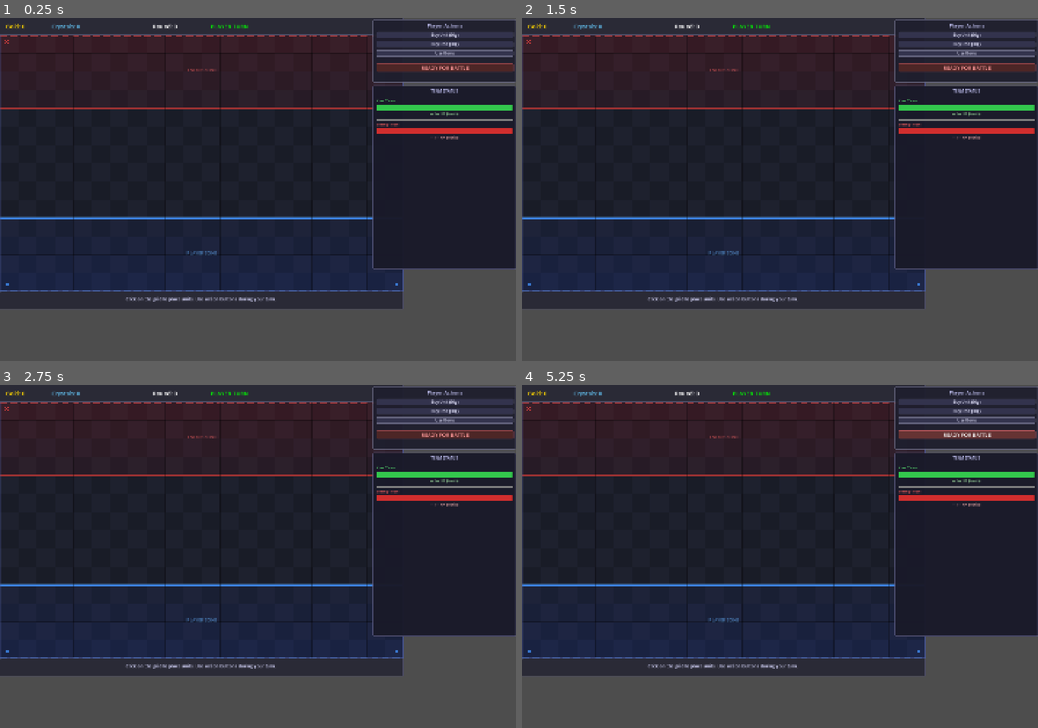
Above: before the commit, frames 1-4 (two rows, left to right).
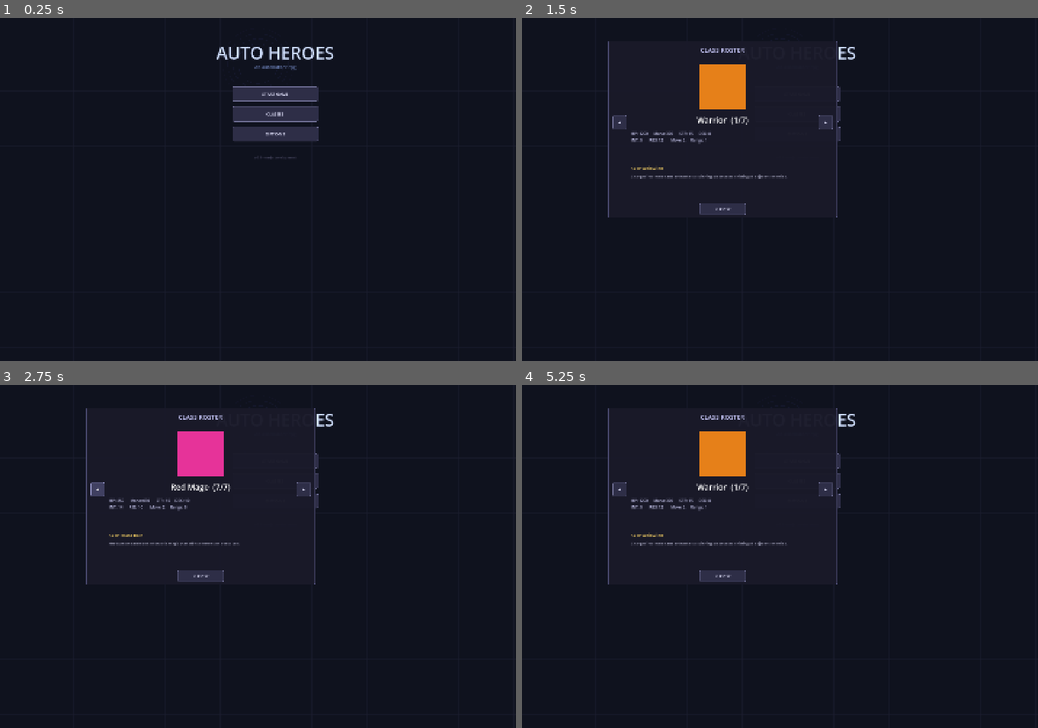
Above: after the commit, the same moments.

Repository: iceie2/autobattler-rpg
Game: Godot game, scene res://scenes/main_menu.tscn
Two runs of this game, one before a commit and one after it. Both use one fixed random seed, a clock stepped at 60 frames per second and the inputs below. Before the commit the project starts from res://scenes/main_game.tscn.
Inputs (mouse positions are in pixels of both pictures, inside the frame that each line leads up to):
- Up to frame 1 (0.25 s): no input
- Up to frame 2 (1.5 s): click (795, 114) at 0.5 s, where only the run after the commit has a clickable "CLASSES"; click (795, 134) at 1.25 s, where only the run after the commit has a clickable "OPTIONS"
- Up to frame 3 (2.75 s): click (98, 487) at 2 s, where only the run after the commit has a clickable "◀"
- Up to frame 4 (5.25 s): click (826, 487) at 2.75 s, where only the run after the commit has a clickable "▶"; click (795, 460) at 3.5 s, where only the run after the commit has a clickable "START GAME"; click (795, 460) at 4.25 s, where only the run after the commit has a clickable "START GAME"; click (965, 436) at 5 s, where only the run before the commit has a clickable "READY FOR BATTLE"

The runs differ from the first frame. In frame 1, 58% of the frame differs, in the area x 0-100%, y 0-100%; in frame 2, 54%; in frame 3, 54%; in frame 4, 54%.
Error before the commit: Parse Error: Cannot infer the type of "elem_color" variable because the value doesn't have a set type. (res://scripts/main_game.gd:315)

Commit message:
Add main menu and in-game character roster
Main Menu (new entry point):
- Title screen with dark grid background and glow effect
- START GAME → loads main_game.tscn
- CLASSES → flip through all 7 classes with stats, skill name/desc
- OPTIONS → Windowed / Borderless Windowed / Fullscreen selector
  (defaults to Windowed on launch)

In-game Character Roster (View Roster button in action panel):
- CanvasLayer overlay with dimmed background
- Toggle between YOUR TEAM and ENEMIES tabs
- Prev/Next arrows to flip through individual units
- Shows: name, class, element, level, HP+MP bars, all stats,
  skill name, damage %, range and cooldown
- Click outside panel or press Escape to close
- Roster button stays enabled during battle so you can check
  enemy stats mid-fight

Co-Authored-By: Claude Sonnet 4.6 <noreply@anthropic.com>

Diff:
--- a/project.godot
+++ b/project.godot
@@ -11,7 +11,7 @@
 [application]
 
 config/name="rpg autobattler"
-run/main_scene="res://scenes/main_game.tscn"
+run/main_scene="res://scenes/main_menu.tscn"
 config/features=PackedStringArray("4.5", "Forward Plus")
 config/icon="res://icon.svg"
 
--- /dev/null
+++ b/scenes/character_menu.tscn
@@ -0,0 +1,6 @@
+[gd_scene load_steps=2 format=3 uid="uid://charmenu_001"]
+
+[ext_resource type="Script" path="res://scripts/character_menu.gd" id="1_cm"]
+
+[node name="CharacterMenu" type="CanvasLayer"]
+script = ExtResource("1_cm")
--- a/scenes/main_game.tscn
+++ b/scenes/main_game.tscn
@@ -255,6 +255,15 @@
 theme_override_styles/hover = SubResource("ButtonHover")
 theme_override_styles/pressed = SubResource("ButtonPressed")
 theme_override_colors/font_color = Color(0.9, 0.9, 1, 1)
+theme_override_font_sizes/font_size = 14
+
+[node name="RosterBtn" type="Button" parent="UI/ActionPanel/VBoxContainer"]
+layout_mode = 2
+text = "View Roster"
+theme_override_styles/normal = SubResource("ButtonNormal")
+theme_override_styles/hover = SubResource("ButtonHover")
+theme_override_styles/pressed = SubResource("ButtonPressed")
+theme_override_colors/font_color = Color(0.8, 0.85, 1, 1)
 theme_override_font_sizes/font_size = 14
 
 [node name="HSeparator" type="HSeparator" parent="UI/ActionPanel/VBoxContainer"]
--- /dev/null
+++ b/scenes/main_menu.tscn
@@ -0,0 +1,6 @@
+[gd_scene load_steps=2 format=3 uid="uid://menu_main_001"]
+
+[ext_resource type="Script" path="res://scripts/main_menu.gd" id="1_menu"]
+
+[node name="MainMenu" type="Node2D"]
+script = ExtResource("1_menu")
--- /dev/null
+++ b/scripts/character_menu.gd
@@ -0,0 +1,265 @@
+extends CanvasLayer
+class_name CharacterMenu
+
+signal closed()
+
+var _player_units: Array = []
+var _enemy_units: Array  = []
+var _showing_players := true
+var _idx := 0
+
+# Live UI refs
+var _overlay: ColorRect
+var _panel: Panel
+var _team_btn: Button
+var _unit_idx_lbl: Label
+var _unit_name_lbl: Label
+var _unit_class_lbl: Label
+var _unit_elem_lbl: Label
+var _unit_level_lbl: Label
+var _portrait_rect: ColorRect
+var _hp_bar: ProgressBar
+var _mp_bar: ProgressBar
+var _hp_lbl: Label
+var _mp_lbl: Label
+var _stat_lbl: Label
+var _skill_lbl: Label
+var _skill_desc_lbl: Label
+var _prev_btn: Button
+var _next_btn: Button
+
+func _ready() -> void:
+	_build_ui()
+
+func open(player_units: Array, enemy_units: Array, start_on_players: bool = true) -> void:
+	_player_units = player_units.filter(func(u): return u and is_instance_valid(u))
+	_enemy_units  = enemy_units.filter(func(u): return u and is_instance_valid(u))
+	_showing_players = start_on_players
+	_idx = 0
+	visible = true
+	_refresh()
+
+func _build_ui() -> void:
+	_overlay = ColorRect.new()
+	_overlay.set_anchors_and_offsets_preset(Control.PRESET_FULL_RECT)
+	_overlay.color = Color(0, 0, 0, 0.65)
+	_overlay.gui_input.connect(_on_overlay_input)
+	_overlay.mouse_filter = Control.MOUSE_FILTER_STOP
+	add_child(_overlay)
+
+	_panel = Panel.new()
+	_panel.size     = Vector2(680, 540)
+	_panel.position = Vector2(0, 0)   # centered in _update_panel_pos
+	_panel.add_theme_stylebox_override("panel", _flat(Color(0.1, 0.1, 0.17, 0.98),
+		Color(0.4, 0.4, 0.65), 2, 8))
+	_overlay.add_child(_panel)
+
+	# ── Title row ──────────────────────────────────────────────────────────────
+	_lbl(_panel, "CHARACTER ROSTER", 18, Color(0.8, 0.8, 1.0),
+		Vector2(0, 14), Vector2(680, 32), true)
+
+	# Team toggle button
+	_team_btn = _btn("YOUR TEAM", Rect2(20, 10, 160, 32))
+	_team_btn.pressed.connect(_toggle_team)
+	_panel.add_child(_team_btn)
+
+	# Close button
+	var close := _btn("✕", Rect2(638, 8, 34, 32))
+	close.pressed.connect(_close)
+	_panel.add_child(close)
+
+	var sep1 := HSeparator.new()
+	sep1.position = Vector2(0, 52); sep1.size = Vector2(680, 4)
+	_panel.add_child(sep1)
+
+	# ── Portrait area ──────────────────────────────────────────────────────────
+	_portrait_rect = ColorRect.new()
+	_portrait_rect.position = Vector2(24, 68)
+	_portrait_rect.size = Vector2(120, 120)
+	_panel.add_child(_portrait_rect)
+
+	# Class letter overlay on portrait
+	_unit_level_lbl = _lbl(_panel, "", 13, Color(0, 0, 0, 0.8),
+		Vector2(24, 168), Vector2(120, 22), true)
+
+	# ── Name / class / element ─────────────────────────────────────────────────
+	_unit_name_lbl  = _lbl(_panel, "", 26, Color(1, 0.9, 0.6), Vector2(160, 66), Vector2(380, 38))
+	_unit_class_lbl = _lbl(_panel, "", 14, Color(0.75, 0.75, 0.9), Vector2(160, 106), Vector2(280, 24))
+	_unit_elem_lbl  = _lbl(_panel, "", 14, Color(0.75, 0.9, 0.75), Vector2(160, 130), Vector2(280, 24))
+
+	# Navigation
+	_prev_btn = _btn("◀ Prev", Rect2(160, 158), Vector2(100, 32))
+	_prev_btn.pressed.connect(_prev)
+	_panel.add_child(_prev_btn)
+
+	_unit_idx_lbl = _lbl(_panel, "", 14, Color(0.6, 0.6, 0.8),
+		Vector2(268, 162), Vector2(100, 26), true)
+
+	_next_btn = _btn("Next ▶", Rect2(376, 158), Vector2(100, 32))
+	_next_btn.pressed.connect(_next)
+	_panel.add_child(_next_btn)
+
+	var sep2 := HSeparator.new()
+	sep2.position = Vector2(0, 202); sep2.size = Vector2(680, 4)
+	_panel.add_child(sep2)
+
+	# ── HP / MP bars ──────────────────────────────────────────────────────────
+	_lbl(_panel, "HP", 12, Color(0.4, 0.9, 0.4), Vector2(24, 216), Vector2(30, 18))
+	_hp_bar = _bar(_panel, Rect2(58, 214, 300, 18), Color(0.2, 0.78, 0.3))
+	_hp_lbl = _lbl(_panel, "", 12, Color(0.7, 0.9, 0.7), Vector2(368, 216), Vector2(140, 18))
+
+	_lbl(_panel, "MP", 12, Color(0.4, 0.6, 1.0), Vector2(24, 240), Vector2(30, 18))
+	_mp_bar = _bar(_panel, Rect2(58, 238, 300, 18), Color(0.25, 0.4, 0.9))
+	_mp_lbl = _lbl(_panel, "", 12, Color(0.6, 0.7, 1.0), Vector2(368, 240), Vector2(140, 18))
+
+	var sep3 := HSeparator.new()
+	sep3.position = Vector2(0, 268); sep3.size = Vector2(680, 4)
+	_panel.add_child(sep3)
+
+	# ── Stats grid ────────────────────────────────────────────────────────────
+	_lbl(_panel, "STATS", 13, Color(0.6, 0.65, 0.9), Vector2(24, 278), Vector2(100, 22))
+	_stat_lbl = _lbl(_panel, "", 13, Color(0.8, 0.8, 0.95), Vector2(24, 300), Vector2(640, 100))
+
+	var sep4 := HSeparator.new()
+	sep4.position = Vector2(0, 410); sep4.size = Vector2(680, 4)
+	_panel.add_child(sep4)
+
+	# ── Skill ─────────────────────────────────────────────────────────────────
+	_lbl(_panel, "SKILL", 13, Color(1.0, 0.85, 0.35), Vector2(24, 422), Vector2(80, 22))
+	_skill_lbl      = _lbl(_panel, "", 15, Color(1.0, 0.85, 0.3), Vector2(110, 420), Vector2(400, 24))
+	_skill_desc_lbl = _lbl(_panel, "", 12, Color(0.7, 0.7, 0.8),  Vector2(24,  448), Vector2(640, 60))
+	_skill_desc_lbl.autowrap_mode = TextServer.AUTOWRAP_WORD_SMART
+
+	visible = false
+	_center_panel()
+
+func _center_panel() -> void:
+	var vp_sz := get_viewport().get_visible_rect().size
+	_panel.position = (vp_sz - _panel.size) / 2
+
+func _current_units() -> Array:
+	return _player_units if _showing_players else _enemy_units
+
+func _refresh() -> void:
+	var units := _current_units()
+	_team_btn.text = "YOUR TEAM" if _showing_players else "ENEMIES"
+
+	if units.is_empty():
+		_unit_name_lbl.text  = "No units"
+		_portrait_rect.color = Color(0.2, 0.2, 0.3)
+		_unit_class_lbl.text = ""
+		_unit_elem_lbl.text  = ""
+		_unit_level_lbl.text = ""
+		_unit_idx_lbl.text   = "0 / 0"
+		_hp_bar.value = 0;  _mp_bar.value = 0
+		_hp_lbl.text = "";  _mp_lbl.text = ""
+		_stat_lbl.text = ""
+		_skill_lbl.text = ""; _skill_desc_lbl.text = ""
+		return
+
+	_idx = clamp(_idx, 0, units.size() - 1)
+	var u: UnitBase = units[_idx]
+
+	var elem_col := u.get_element_color()
+	_portrait_rect.color = elem_col.darkened(0.3)
+	_unit_name_lbl.text  = u.unit_name
+	_unit_class_lbl.text = "Class: " + u.get_class_name_string()
+	_unit_elem_lbl.text  = "Element: " + u.get_element_name_string()
+	_unit_level_lbl.text = "Lv. %d" % u.level
+	_unit_idx_lbl.text   = "%d / %d" % [_idx + 1, units.size()]
+
+	_hp_bar.max_value = u.max_hp;   _hp_bar.value = u.current_hp
+	_mp_bar.max_value = u.max_mana; _mp_bar.value = u.current_mana
+	_hp_lbl.text = "%d / %d" % [u.current_hp, u.max_hp]
+	_mp_lbl.text = "%d / %d" % [u.current_mana, u.max_mana]
+
+	_stat_lbl.text = (
+		"STR: %-5d   DEX: %-5d   INT: %-5d   RES: %-5d\n" +
+		"ATK: %-5d   MAG: %-5d   DEF: %-5d\n" +
+		"Speed: %-4d   Range: %d"
+	) % [u.strength, u.dexterity, u.intelligence, u.resistance,
+		 u.attack_damage, u.magic_power, u.defense,
+		 u.movement_speed, u.attack_range]
+
+	_skill_lbl.text = u.skill_name if u.skill_name != "" else "—"
+	var cd_str := ""
+	if u.skill_cooldown_max > 0:
+		cd_str = "  (every %d turns)" % u.skill_cooldown_max
+	_skill_desc_lbl.text = "Deals %d%% dmg · Range %d%s" % [
+		int(u.skill_damage_multiplier * 100), u.skill_range, cd_str]
+
+func _prev() -> void:
+	_idx = (_idx - 1 + _current_units().size()) % max(_current_units().size(), 1)
+	_refresh()
+
+func _next() -> void:
+	_idx = (_idx + 1) % max(_current_units().size(), 1)
+	_refresh()
+
+func _toggle_team() -> void:
+	_showing_players = not _showing_players
+	_idx = 0
+	_refresh()
+
+func _close() -> void:
+	visible = false
+	closed.emit()
+
+func _on_overlay_input(event: InputEvent) -> void:
+	# Close on click outside the panel
+	if event is InputEventMouseButton and event.pressed and event.button_index == MOUSE_BUTTON_LEFT:
+		var mouse := _overlay.get_local_mouse_position()
+		if not _panel.get_rect().has_point(mouse):
+			_close()
+
+func _input(event: InputEvent) -> void:
+	if not visible:
+		return
+	if event.is_action_pressed("ui_cancel"):
+		_close()
+
+# ── UI helpers ────────────────────────────────────────────────────────────────
+func _lbl(parent: Node, text: String, sz: int, col: Color,
+		pos: Vector2, size: Vector2, center: bool = false) -> Label:
+	var l := Label.new()
+	l.text = text; l.position = pos; l.size = size
+	l.add_theme_font_size_override("font_size", sz)
+	l.add_theme_color_override("font_color", col)
+	if center: l.horizontal_alignment = HORIZONTAL_ALIGNMENT_CENTER
+	parent.add_child(l)
+	return l
+
+func _btn(text: String, rect: Rect2, sz: Vector2 = Vector2.ZERO) -> Button:
+	var b := Button.new()
+	b.text = text
+	b.position = rect.position
+	b.size = rect.size if sz == Vector2.ZERO else sz
+	b.add_theme_font_size_override("font_size", 13)
+	b.add_theme_color_override("font_color", Color(0.9, 0.9, 1.0))
+	b.add_theme_stylebox_override("normal",  _flat(Color(0.18, 0.18, 0.28), Color(0.45, 0.45, 0.6), 1, 4))
+	b.add_theme_stylebox_override("hover",   _flat(Color(0.25, 0.25, 0.38), Color(0.6, 0.6, 0.8),  1, 4))
+	b.add_theme_stylebox_override("pressed", _flat(Color(0.12, 0.12, 0.22), Color(0.3, 0.3, 0.5),  1, 4))
+	return b
+
+func _bar(parent: Node, rect: Rect2, fill_col: Color) -> ProgressBar:
+	var pb := ProgressBar.new()
+	pb.position = rect.position; pb.size = rect.size
+	pb.show_percentage = false
+	var fill := StyleBoxFlat.new(); fill.bg_color = fill_col
+	fill.corner_radius_top_left = 3; fill.corner_radius_top_right = 3
+	fill.corner_radius_bottom_left = 3; fill.corner_radius_bottom_right = 3
+	var bg := StyleBoxFlat.new(); bg.bg_color = Color(fill_col.r*0.2, fill_col.g*0.2, fill_col.b*0.2)
+	pb.add_theme_stylebox_override("fill", fill)
+	pb.add_theme_stylebox_override("background", bg)
+	parent.add_child(pb)
+	return pb
+
+func _flat(bg: Color, border: Color = Color.TRANSPARENT,
+		bw: int = 0, radius: int = 0) -> StyleBoxFlat:
+	var s := StyleBoxFlat.new()
+	s.bg_color = bg; s.border_color = border
+	s.border_width_left = bw; s.border_width_right = bw
+	s.border_width_top = bw;  s.border_width_bottom = bw
+	s.corner_radius_top_left = radius; s.corner_radius_top_right = radius
+	s.corner_radius_bottom_left = radius; s.corner_radius_bottom_right = radius
+	return s
--- a/scripts/main_game.gd
+++ b/scripts/main_game.gd
@@ -15,6 +15,7 @@
 @onready var change_element_btn = $UI/ActionPanel/VBoxContainer/ChangeElementBtn
 @onready var spawn_hero_btn = $UI/ActionPanel/VBoxContainer/spawn_heroBtn
 @onready var use_items_btn = $UI/ActionPanel/VBoxContainer/UseItemsBtn
+@onready var roster_btn = $UI/ActionPanel/VBoxContainer/RosterBtn
 @onready var ready_btn = $UI/ActionPanel/VBoxContainer/ReadyBtn
 
 # Team status panel
@@ -75,6 +76,7 @@
 var enemy_units: Array = []
 var shop_open: bool = false
 var _panel_dragging: bool = false
+var _character_menu: CharacterMenu
 
 func _ready():
 	initialize_game_components()
@@ -135,9 +137,15 @@
 	change_element_btn.pressed.connect(_on_change_element_pressed)
 	spawn_hero_btn.pressed.connect(_on_spawn_hero_pressed)
 	use_items_btn.pressed.connect(_on_use_items_pressed)
+	roster_btn.pressed.connect(_on_roster_pressed)
 	ready_btn.pressed.connect(_on_ready_pressed)
 	details_close_btn.pressed.connect(_on_details_close_pressed)
 	unit_details_panel.gui_input.connect(_on_details_panel_input)
+
+	# Instantiate character menu overlay
+	var cm_scene := load("res://scenes/character_menu.tscn") as PackedScene
+	_character_menu = cm_scene.instantiate() as CharacterMenu
+	add_child(_character_menu)
 
 
 func _integrate_scene_units() -> void:
@@ -207,6 +215,8 @@
 	spawn_hero_btn.disabled = not enabled
 	use_items_btn.disabled = not enabled
 	ready_btn.disabled = not enabled
+	# Roster is always accessible
+	roster_btn.disabled = false
 
 func enable_unit_dragging(enabled: bool) -> void:
 	for unit in player_units:
@@ -384,6 +394,9 @@
 func _on_use_items_pressed() -> void:
 	info_label.text = "Use Items - Not yet implemented"
 
+func _on_roster_pressed() -> void:
+	_character_menu.open(player_units, enemy_units, true)
+
 func _on_ready_pressed() -> void:
 	if player_units.is_empty():
 		info_label.text = "You need at least one unit to battle!"
--- /dev/null
+++ b/scripts/main_menu.gd
@@ -0,0 +1,270 @@
+extends Node2D
+class_name MainMenu
+
+const GAME_SCENE := "res://scenes/main_game.tscn"
+
+enum WinMode { WINDOWED, BORDERLESS, FULLSCREEN }
+var _win_mode := WinMode.WINDOWED
+
+# Class data for the browser
+const CLASS_INFO := [
+	{
+		"name": "Warrior",    "color": Color(0.9, 0.5, 0.1),
+		"hp": 1200, "mana": 300,  "str": 15, "dex": 8,  "int": 5,  "res": 12,
+		"move": 2, "range": 1, "skill": "Whirlwind",
+		"desc": "Charges into melee and unleashes a spinning blade attack hitting all adjacent enemies."
+	},
+	{
+		"name": "Ranger",     "color": Color(0.2, 0.85, 0.3),
+		"hp": 900,  "mana": 400,  "str": 10, "dex": 16, "int": 8,  "res": 7,
+		"move": 3, "range": 4, "skill": "Arrow Rain",
+		"desc": "Fires a volley of arrows that rains down on multiple enemies in range."
+	},
+	{
+		"name": "Monk",       "color": Color(0.95, 0.9, 0.3),
+		"hp": 1000, "mana": 500,  "str": 12, "dex": 12, "int": 10, "res": 10,
+		"move": 3, "range": 1, "skill": "Chi Burst",
+		"desc": "Releases a radial pulse of energy that damages enemies and restores ally HP."
+	},
+	{
+		"name": "Thief",      "color": Color(0.6, 0.2, 0.9),
+		"hp": 800,  "mana": 350,  "str": 8,  "dex": 18, "int": 10, "res": 6,
+		"move": 5, "range": 1, "skill": "Shadow Strike",
+		"desc": "Vanishes into shadow and reappears behind the target for a devastating critical hit."
+	},
+	{
+		"name": "Black Mage", "color": Color(0.8, 0.1, 0.1),
+		"hp": 700,  "mana": 800,  "str": 5,  "dex": 7,  "int": 18, "res": 8,
+		"move": 2, "range": 5, "skill": "Inferno",
+		"desc": "Calls down a pillar of fire that erupts in a wide area, incinerating multiple foes."
+	},
+	{
+		"name": "White Mage", "color": Color(0.9, 0.9, 1.0),
+		"hp": 750,  "mana": 750,  "str": 6,  "dex": 8,  "int": 16, "res": 12,
+		"move": 2, "range": 5, "skill": "Holy Light",
+		"desc": "Channels divine energy to restore HP to all allied units across the battlefield."
+	},
+	{
+		"name": "Red Mage",   "color": Color(0.9, 0.2, 0.6),
+		"hp": 850,  "mana": 650,  "str": 10, "dex": 10, "int": 14, "res": 10,
+		"move": 2, "range": 5, "skill": "Chaos Bolt",
+		"desc": "Hurls an unstable bolt of chaotic magic that shifts element on every cast."
+	},
+]
+
+var _class_idx := 0
+
+# Panels
+var _options_panel: Control
+var _classes_panel: Control
+var _class_name_lbl: Label
+var _class_color_rect: ColorRect
+var _class_stat_lbl: Label
+var _class_desc_lbl: Label
+var _class_skill_lbl: Label
+
+func _ready() -> void:
+	_apply_window_mode(WinMode.WINDOWED)
+	var canvas := CanvasLayer.new()
+	add_child(canvas)
+	_build_main(canvas)
+	_build_options(canvas)
+	_build_classes(canvas)
+
+func _draw() -> void:
+	var sz := get_viewport_rect().size
+	draw_rect(Rect2(Vector2.ZERO, sz), Color(0.06, 0.07, 0.12))
+	for x in range(0, int(sz.x) + 64, 64):
+		draw_line(Vector2(x, 0), Vector2(x, sz.y), Color(0.12, 0.13, 0.2, 0.4), 1)
+	for y in range(0, int(sz.y) + 64, 64):
+		draw_line(Vector2(0, y), Vector2(sz.x, y), Color(0.12, 0.13, 0.2, 0.4), 1)
+	var cx := sz.x / 2
+	for i in range(4):
+		draw_arc(Vector2(cx, 160), 70.0 + i * 18, 0, TAU, 40,
+			Color(0.35, 0.4, 0.85, 0.08 - i * 0.015), 2)
+
+# ── Main panel ────────────────────────────────────────────────────────────────
+func _build_main(canvas: CanvasLayer) -> void:
+	var root := _panel(canvas, Rect2(0, 0, 0, 0))
+	root.set_anchors_preset(Control.PRESET_FULL_RECT)
+	root.add_theme_stylebox_override("panel", _flat(Color(0, 0, 0, 0)))
+
+	var cx := 960.0   # approx centre — works for most resolutions
+
+	_lbl(root, "AUTO HEROES", 60, Color(0.82, 0.88, 1.0), Vector2(cx - 300, 80), Vector2(600, 80), true)
+	_lbl(root, "an autobattler rpg", 16, Color(0.5, 0.6, 0.85, 0.75), Vector2(cx - 200, 160), Vector2(400, 30), true)
+
+	var btns := [
+		["START GAME", _on_start],
+		["CLASSES",    _on_classes],
+		["OPTIONS",    _on_options],
+	]
+	var by := 240.0
+	for b in btns:
+		var btn := _btn(b[0], Rect2(cx - 150, by, 300, 52))
+		btn.pressed.connect(b[1])
+		root.add_child(btn)
+		by += 70
+
+	_lbl(root, "v0.1 – early development", 12, Color(0.3, 0.3, 0.4),
+		Vector2(cx - 150, by + 30), Vector2(300, 24), true)
+
+# ── Options panel ─────────────────────────────────────────────────────────────
+func _build_options(canvas: CanvasLayer) -> void:
+	_options_panel = _panel(canvas, Rect2(660, 200, 600, 400))
+	_options_panel.visible = false
+
+	_lbl(_options_panel, "OPTIONS", 22, Color(0.8, 0.8, 1.0), Vector2(0, 20), Vector2(600, 40), true)
+
+	var sep := _separator(_options_panel, 70, 560)
+	_lbl(_options_panel, "Window Mode", 16, Color(0.7, 0.7, 0.9), Vector2(30, 90), Vector2(200, 28))
+
+	var modes := [["Windowed", WinMode.WINDOWED],
+	              ["Borderless Windowed", WinMode.BORDERLESS],
+	              ["Fullscreen", WinMode.FULLSCREEN]]
+	var my := 130.0
+	for m in modes:
+		var b := _btn(m[0], Rect2(30, my, 240, 42))
+		b.pressed.connect(_on_window_mode.bind(m[1]))
+		_options_panel.add_child(b)
+		my += 54
+
+	var close := _btn("✕ Close", Rect2(220, 340, 160, 40))
+	close.pressed.connect(func(): _options_panel.visible = false)
+	_options_panel.add_child(close)
+
+# ── Classes panel ─────────────────────────────────────────────────────────────
+func _build_classes(canvas: CanvasLayer) -> void:
+	_classes_panel = _panel(canvas, Rect2(300, 80, 800, 620))
+	_classes_panel.visible = false
+
+	_lbl(_classes_panel, "CLASS ROSTER", 22, Color(0.8, 0.8, 1.0), Vector2(0, 16), Vector2(800, 40), true)
+
+	# Left / right nav
+	var prev_btn := _btn("◀", Rect2(16, 260, 50, 50))
+	prev_btn.pressed.connect(_class_prev)
+	_classes_panel.add_child(prev_btn)
+
+	var next_btn := _btn("▶", Rect2(734, 260, 50, 50))
+	next_btn.pressed.connect(_class_next)
+	_classes_panel.add_child(next_btn)
+
+	# Class icon (coloured square)
+	_class_color_rect = ColorRect.new()
+	_class_color_rect.position = Vector2(320, 80)
+	_class_color_rect.size = Vector2(160, 160)
+	_classes_panel.add_child(_class_color_rect)
+
+	_class_name_lbl = _lbl(_classes_panel, "", 28, Color.WHITE, Vector2(0, 258), Vector2(800, 44), true)
+	_class_stat_lbl = _lbl(_classes_panel, "", 14, Color(0.75, 0.75, 0.9), Vector2(80, 315), Vector2(640, 160))
+	_class_skill_lbl = _lbl(_classes_panel, "", 15, Color(1.0, 0.85, 0.4), Vector2(80, 435), Vector2(640, 28))
+	_class_desc_lbl = _lbl(_classes_panel, "", 13, Color(0.7, 0.7, 0.8), Vector2(80, 465), Vector2(640, 80))
+	_class_desc_lbl.autowrap_mode = TextServer.AUTOWRAP_WORD_SMART
+
+	var close2 := _btn("✕ Close", Rect2(320, 568, 160, 40))
+	close2.pressed.connect(func(): _classes_panel.visible = false)
+	_classes_panel.add_child(close2)
+
+	_refresh_class()
+
+func _refresh_class() -> void:
+	var c: Dictionary = CLASS_INFO[_class_idx]
+	_class_color_rect.color = c["color"]
+	_class_name_lbl.text = c["name"] + "  (%d/%d)" % [_class_idx + 1, CLASS_INFO.size()]
+	_class_stat_lbl.text = (
+		"HP: %-6d   Mana: %-6d   STR: %-4d   DEX: %-4d\n" +
+		"INT: %-5d   RES: %-6d   Move: %-3d   Range: %d"
+	) % [c["hp"], c["mana"], c["str"], c["dex"], c["int"], c["res"], c["move"], c["range"]]
+	_class_skill_lbl.text = "Skill: " + c["skill"]
+	_class_desc_lbl.text = c["desc"]
+
+func _class_prev() -> void:
+	_class_idx = (_class_idx - 1 + CLASS_INFO.size()) % CLASS_INFO.size()
+	_refresh_class()
+
+func _class_next() -> void:
+	_class_idx = (_class_idx + 1) % CLASS_INFO.size()
+	_refresh_class()
+
+# ── Button handlers ───────────────────────────────────────────────────────────
+func _on_start() -> void:
+	get_tree().change_scene_to_file(GAME_SCENE)
+
+func _on_options() -> void:
+	_options_panel.visible = not _options_panel.visible
+	_classes_panel.visible = false
+
+func _on_classes() -> void:
+	_classes_panel.visible = not _classes_panel.visible
+	_options_panel.visible = false
+	_class_idx = 0
+	_refresh_class()
+
+func _on_window_mode(mode: WinMode) -> void:
+	_win_mode = mode
+	_apply_window_mode(mode)
+
+func _apply_window_mode(mode: WinMode) -> void:
+	match mode:
+		WinMode.WINDOWED:
+			DisplayServer.window_set_mode(DisplayServer.WINDOW_MODE_WINDOWED)
+			DisplayServer.window_set_flag(DisplayServer.WINDOW_FLAG_BORDERLESS, false)
+		WinMode.BORDERLESS:
+			DisplayServer.window_set_mode(DisplayServer.WINDOW_MODE_WINDOWED)
+			DisplayServer.window_set_flag(DisplayServer.WINDOW_FLAG_BORDERLESS, true)
+		WinMode.FULLSCREEN:
+			DisplayServer.window_set_mode(DisplayServer.WINDOW_MODE_FULLSCREEN)
+
+# ── UI helpers ────────────────────────────────────────────────────────────────
+func _panel(parent: Node, rect: Rect2) -> Panel:
+	var p := Panel.new()
+	if rect.size != Vector2.ZERO:
+		p.position = rect.position
+		p.size = rect.size
+	p.add_theme_stylebox_override("panel", _flat(Color(0.1, 0.1, 0.16, 0.97),
+		Color(0.4, 0.4, 0.6), 2, 6))
+	parent.add_child(p)
+	return p
+
+func _btn(text: String, rect: Rect2) -> Button:
+	var b := Button.new()
+	b.text = text
+	b.position = rect.position
+	b.size = rect.size
+	b.add_theme_font_size_override("font_size", 15)
+	b.add_theme_color_override("font_color", Color(0.9, 0.9, 1.0))
+	b.add_theme_stylebox_override("normal", _flat(Color(0.18, 0.18, 0.28), Color(0.45, 0.45, 0.6), 1, 4))
+	b.add_theme_stylebox_override("hover",  _flat(Color(0.25, 0.25, 0.38), Color(0.6, 0.6, 0.8), 1, 4))
+	b.add_theme_stylebox_override("pressed",_flat(Color(0.12, 0.12, 0.22), Color(0.3, 0.3, 0.5), 1, 4))
+	return b
+
+func _lbl(parent: Node, text: String, size: int, color: Color,
+		pos: Vector2, sz: Vector2, center: bool = false) -> Label:
+	var l := Label.new()
+	l.text = text
+	l.position = pos
+	l.size = sz
+	l.add_theme_font_size_override("font_size", size)
+	l.add_theme_color_override("font_color", color)
+	if center:
+		l.horizontal_alignment = HORIZONTAL_ALIGNMENT_CENTER
+	parent.add_child(l)
+	return l
+
+func _separator(parent: Node, y: float, width: float) -> HSeparator:
+	var s := HSeparator.new()
+	s.position = Vector2(0, y)
+	s.size = Vector2(width, 4)
+	parent.add_child(s)
+	return s
+
+func _flat(bg: Color, border: Color = Color.TRANSPARENT,
+		bw: int = 0, radius: int = 0) -> StyleBoxFlat:
+	var s := StyleBoxFlat.new()
+	s.bg_color = bg
+	s.border_color = border
+	s.border_width_left = bw;  s.border_width_right = bw
+	s.border_width_top = bw;   s.border_width_bottom = bw
+	s.corner_radius_top_left = radius;    s.corner_radius_top_right = radius
+	s.corner_radius_bottom_left = radius; s.corner_radius_bottom_right = radius
+	return s
